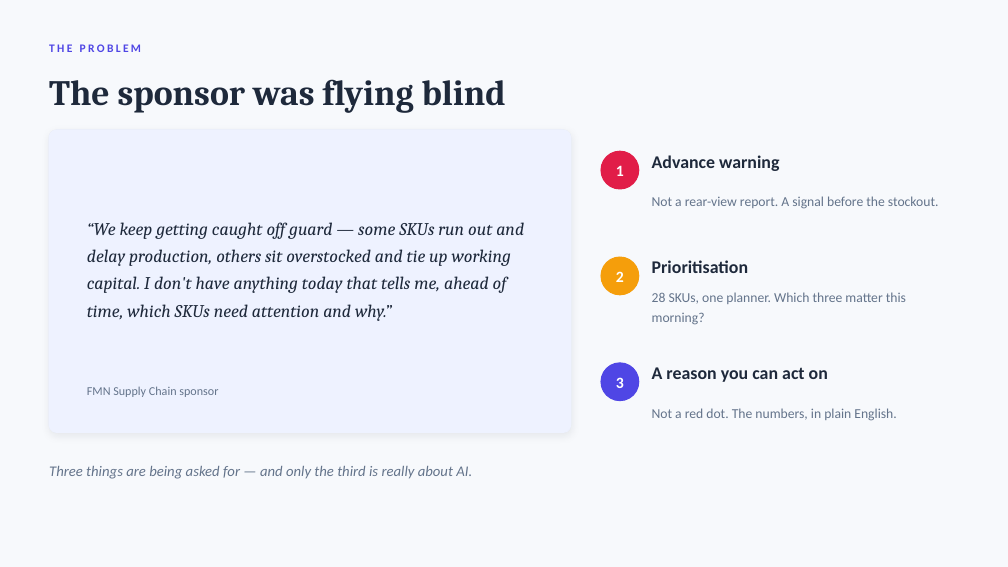
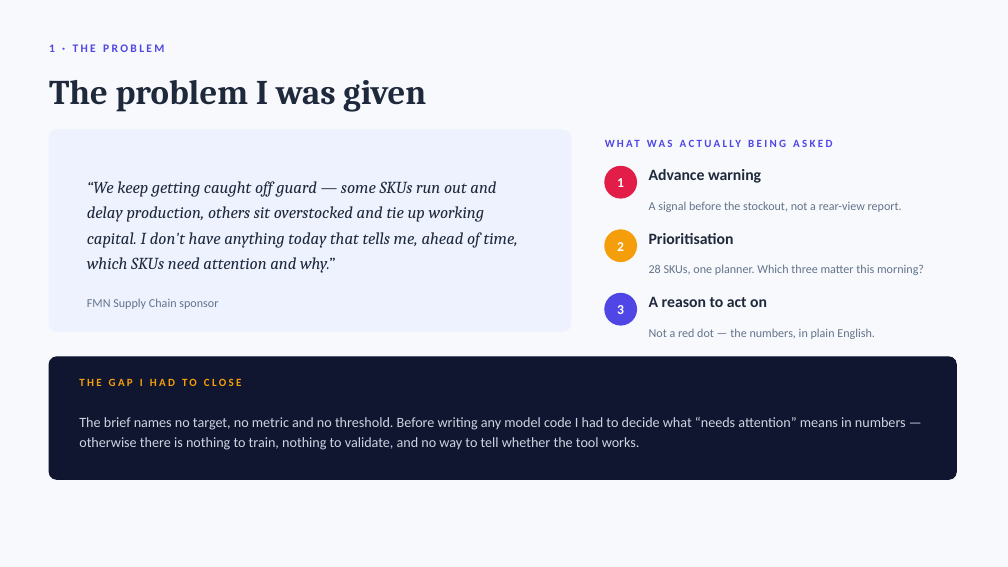
Before and after one commit to Victorolufemi/fmn-supply-chain-risk-monitor, a slide deck: slide 2 of presentation/Supply-Chain-Risk-Monitor.pptx. Drawn at 1008x567 pixels with LibreOffice and Linux fonts; fonts in the diff are those of the drawing. Boxes give left, top, right and bottom in pixels: in the first picture for what was removed or moved away, otherwise in the second. Text is boxed around its words. In the diff, an @@ line names an element or a change of style, - is before the commit and + after.

Commit message:
Restructure deck as a build walkthrough
The previous version read as a product pitch. Reframed around the problem I was
given, what I built, and how I built it — 12 slides, one engineering decision
per phase.

- New: what I built (three tiers + what ships), how I worked (six phases with
  the call made at each), and a production-quality slide covering tests,
  security, performance and deployment
- Data slide now shows what I found beside what I did about it
- Model slide pairs the comparison chart with the validation design and why a
  random split would have been invalid
- Keeps the iterations worth defending: the 13-of-28 Critical rework, and the
  two grounding bugs the verifier caught

QA: 0 hard issues, 0 warnings from qa_deck.py; all 12 slides rendered through
the installed PowerPoint and inspected.

```diff
--- a/presentation/Supply-Chain-Risk-Monitor.pptx
+++ b/presentation/Supply-Chain-Risk-Monitor.pptx
@@ text at box(49, 44, 164, 52): text changed @@
-THE PROBLEM
+1 · THE PROBLEM
@@ text at box(49, 80, 426, 112): text changed; size 34 to 33 pt @@
-The sponsor was flying blind
+The problem I was given
@@ rounded rectangle: place and size @@
-rounded rectangle at box(49, 130, 571, 433)
+rounded rectangle at box(49, 130, 571, 331)
@@ rounded rectangle at box(49, 130, 571, 331): fill #FFFFFF to #EEF2FF; outline #E2E8F0 1 pt to #EEF2FF 1 pt; shadow off; proportions changed @@
@@ rounded rectangle removed at box(49, 130, 571, 433) @@
@@ text "“We keep getting caught off ...": place and size @@
-text "“We keep getting caught off ..." at box(87, 222, 524, 321)
+text "“We keep getting caught off ..." at box(87, 181, 518, 273)
@@ text "“We keep getting caught off ..." at box(87, 181, 518, 273): size 17 to 16 pt; line spacing 1.28 to 1.26 @@
@@ text "1": place and size @@
-text "1" at box(616, 165, 624, 176)
+text "1" at box(617, 178, 624, 187)
@@ ellipse: place and size @@
-ellipse at box(601, 151, 639, 189)
+ellipse at box(605, 166, 637, 198)
@@ text "Advance warning": place and size @@
-text "Advance warning" at box(652, 155, 779, 171)
+text "Advance warning" at box(649, 169, 761, 183)
@@ text "Advance warning" at box(649, 169, 761, 183): size 17 to 15 pt @@
@@ text at box(649, 201, 902, 212): text changed; size 13 to 11.5 pt @@
-Not a rear-view report. A signal before the stockout.
+A signal before the stockout, not a rear-view report.
@@ text "2": place and size @@
-text "2" at box(616, 271, 624, 282)
+text "2" at box(617, 242, 624, 251)
@@ ellipse: place and size @@
-ellipse at box(601, 257, 639, 295)
+ellipse at box(605, 230, 637, 262)
@@ text "Prioritisation" at box(649, 233, 734, 244): size 17 to 15 pt @@
@@ text "Prioritisation": place and size @@
-text "Prioritisation" at box(652, 260, 748, 273)
+text "Prioritisation" at box(649, 233, 734, 244)
@@ text "28 SKUs, one planner. Which ...": place and size @@
-text "28 SKUs, one planner. Which ..." at box(652, 292, 906, 325)
+text "28 SKUs, one planner. Which ..." at box(649, 264, 924, 275)
@@ text "28 SKUs, one planner. Which ..." at box(649, 264, 924, 275): size 13 to 11.5 pt @@
@@ text "FMN Supply Chain sponsor": place and size @@
-text "FMN Supply Chain sponsor" at box(87, 386, 218, 397)
+text "FMN Supply Chain sponsor" at box(87, 298, 218, 309)
@@ text "FMN Supply Chain sponsor" at box(87, 298, 218, 309): line spacing 1 to 1.18 @@
@@ size 15 to 13 pt in 3 elements at box(617, 178, 624, 187), box(617, 242, 624, 251), box(617, 305, 624, 314) @@
@@ text "3": place and size @@
-text "3" at box(616, 377, 624, 388)
+text "3" at box(617, 305, 624, 314)
@@ ellipse: place and size @@
-ellipse at box(601, 363, 639, 401)
+ellipse at box(605, 293, 637, 325)
@@ text at box(649, 296, 767, 307): text changed; size 17 to 15 pt @@
-A reason you can act on
+A reason to act on
@@ text at box(649, 328, 875, 339): text changed; size 13 to 11.5 pt @@
-Not a red dot. The numbers, in plain English.
+Not a red dot — the numbers, in plain English.
@@ rounded rectangle added at box(49, 357, 957, 479), fill #10162F, outline #10162F 1 pt @@
@@ text added at box(79, 378, 241, 386), 10.5 pt, text #F59E0B, bold @@
+THE GAP I HAD TO CLOSE
@@ text added at box(79, 417, 906, 450), 13.5 pt, text #CBD5E1 @@
+The brief names no target, no metric and no threshold. Before writing any model code I had to decide what “needs attention” means in numbers — otherwise there is nothing to train, nothing to validate, and no way to tell whether the tool works.
@@ text added at box(663, 417, 692, 427), 10.5 pt, text #4F46E5, bold @@
+WHAT WAS ACTUALLY BEING ASKED
@@ text removed at box(49, 466, 472, 479) @@
-Three things are being asked for — and only the third is really about AI.
```
Also in this commit, not shown: 6 other slides changed, 5 slides added, 3 slides removed, 2 other files.
